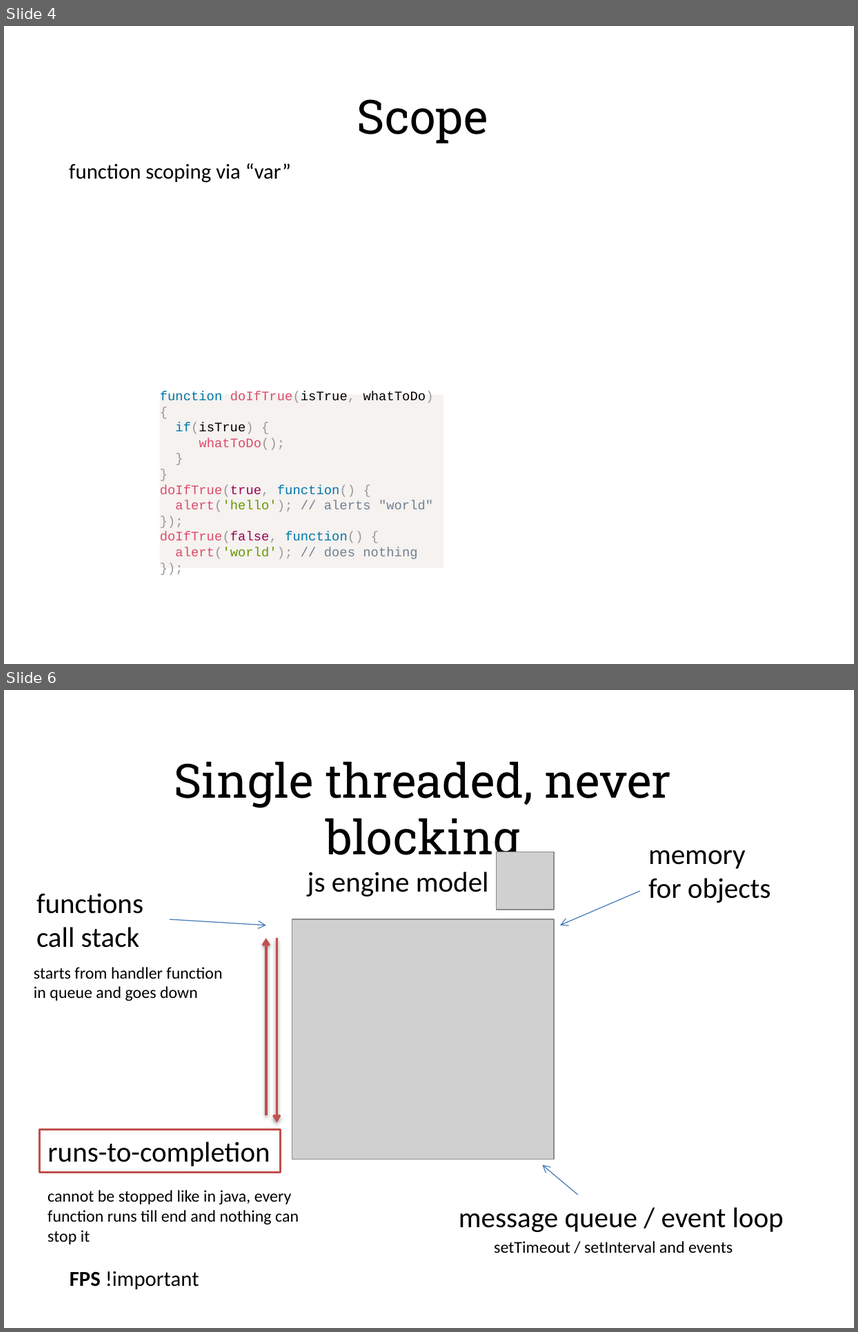
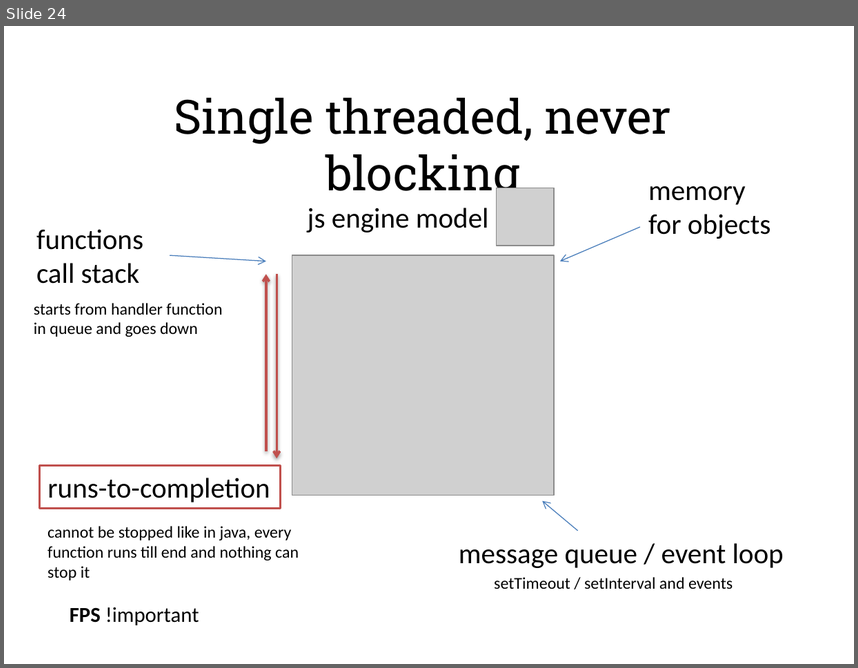
Before and after one commit to alexeymatveevp/angularjs-course, a slide deck: docs/00_jsbasics.pptx. Shown one above the other, each under a label of ours: slides 4 and 6 before the commit, slide 24 after it; the slides between them are not shown. The pictures are 858x1332 and 858x668 pixels, drawn with LibreOffice and Linux fonts; fonts in the diff are those of the drawing; grey boxes stand for pictures. Boxes give left, top, right and bottom in pixels: in the first picture for what was removed or moved away, otherwise in the second. Text is boxed around its words. In the diff, an @@ line names an element or a change of style, - is before the commit and + after.

```diff
--- a/docs/00_jsbasics.pptx
+++ b/docs/00_jsbasics.pptx
@@ slide 4 removed at <box>4,26,854,664</box>, background #FFFFFF @@
@@ text removed at <box>357,99,488,143</box> @@
-Scope
@@ text removed at <box>69,163,291,183</box> @@
-function scoping via “var”
@@ rectangle removed at <box>159,394,444,568</box> @@
-function doIfTrue(isTrue, whatToDo) {
-if(isTrue) {
-whatToDo();
-}
-}
-doIfTrue(true, function() {
-alert('hello'); // alerts "world"
-});
-doIfTrue(false, function() {
-alert('world'); // does nothing
-});
@@ what was slide 6 is now slide 24 @@
```
Also in this commit, not shown: 3 slides changed, 24 slides added, 12 other slides removed, 15 other files.
